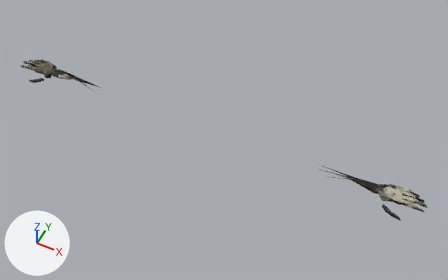
The glTF model packages/client/public/characters/meshy_undeadsoldier_fparms.glb, before and after one commit.
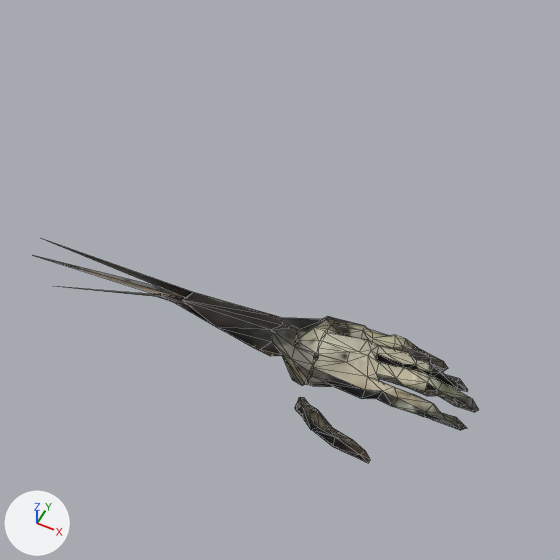
The first picture shows the older version from a 50 mm lens placed at (0.782, -1.349, 3.19), pointed at (0.085, 0.044, 1.448). The close-ups show the older and then the newer version on the part from 69% to 100% of the width and 38% to 87% of the height of that picture. Only the edits that show in the close-ups are written down. Every picture has the same lights, and +X, +Y and +Z are marked at lower left. The close-ups show mesh edges as thin lines. Vertices at exactly the same position are counted once.

In view in the first close-up: 'meshy_undeadsoldier'.
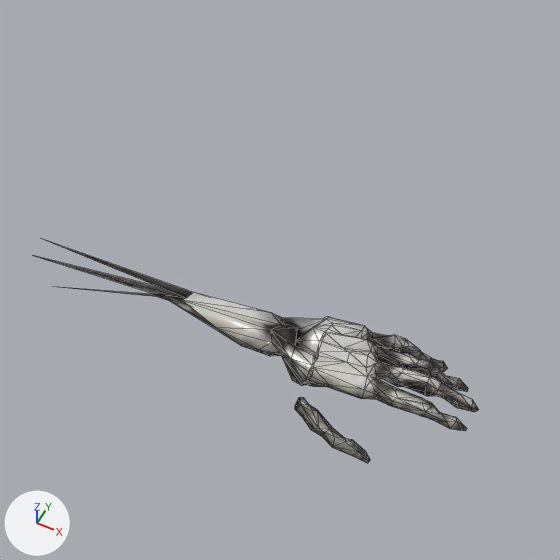
The change, as a diff of the scene's bpy script:
```diff
--- a/packages/client/public/characters/meshy_undeadsoldier_fparms.glb.py
+++ b/packages/client/public/characters/meshy_undeadsoldier_fparms.glb.py
@@ me_meshy_undeadsoldier @@
 # used by ob_meshy_undeadsoldier; location = (0.0, 0.0, 0.0)
-me_meshy_undeadsoldier.from_pydata(...)  # 662 vertices, 1296 faces; spans x -0.85..0.85, y -0.03..0.1, z 1.45..1.51
+me_meshy_undeadsoldier.from_pydata(...)  # 763 vertices, 1498 faces; spans x -0.85..0.85, y -0.03..0.1, z 1.45..1.5
+# me_meshy_undeadsoldier part 1: 15 vertices moved within x 0.71..0.81, y 0.0..0.09, z 1.47..1.5; 14 vertices removed from x 0.69..0.76, y -0.01..0.07, z 1.47..1.51; 76 vertices added at x 0.65..0.84, y -0.02..0.1, z 1.45..1.5
+# me_meshy_undeadsoldier part 2: 561 kept faces spanning x -0.84..0.85, y -0.03..0.1, z 1.45..1.5 get new texture (UV) coordinates
+# other edits to the shape of me_meshy_undeadsoldier do not show in these pictures
 me_meshy_undeadsoldier.materials.append(mat_mi_meshy_meshy_undeadsoldier)
```

Location of each change, [x1, y1, x2, y2] in pixels of the close-ups (560 x 560 px):
'meshy_undeadsoldier', reshaped: before [37, 240, 479, 463]; after [33, 240, 478, 463]
part 1 of me_meshy_undeadsoldier, built on: before [282, 318, 445, 430]; after [161, 292, 474, 455]
part 2 of me_meshy_undeadsoldier, surface changed: [50, 246, 478, 463] in both
